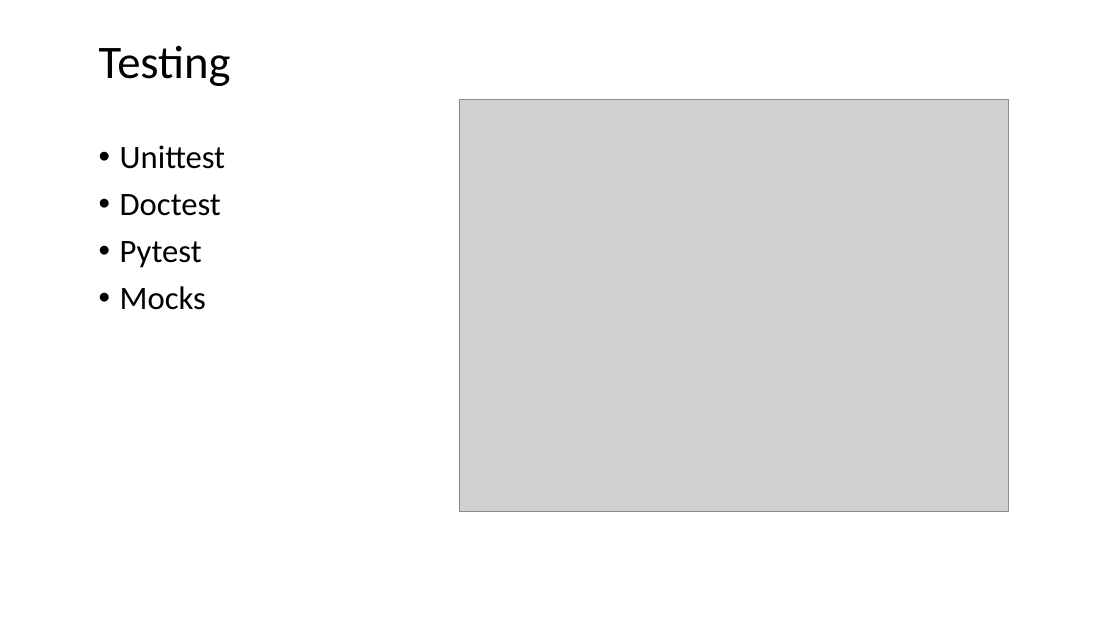
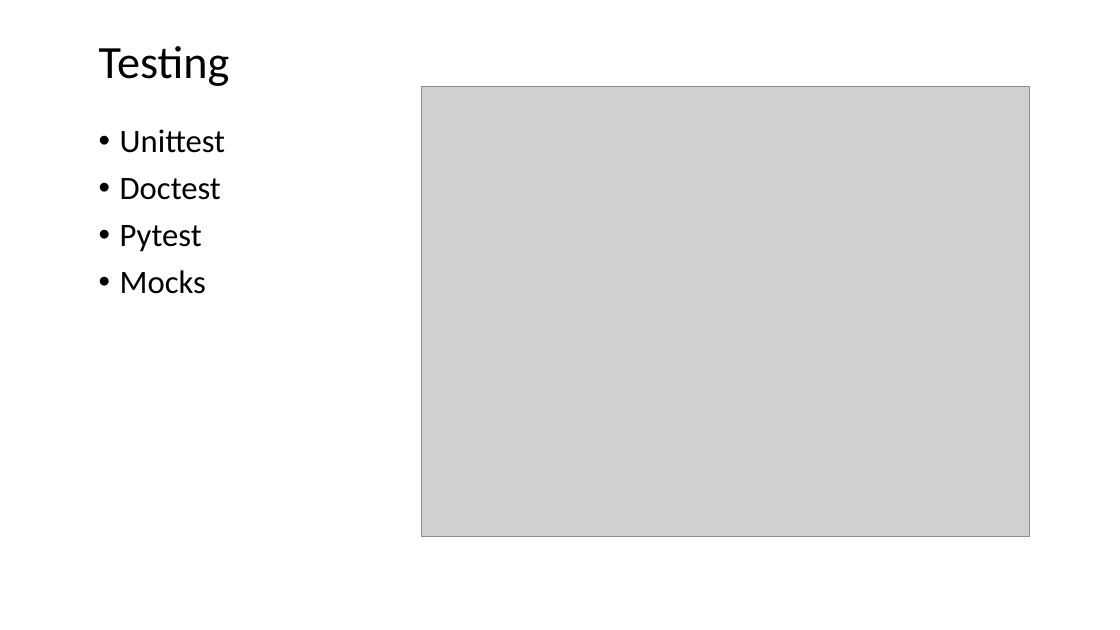
Before and after one commit to tishyk/codespacedirstructure, a slide deck: slide 6 of Course_demo.pptx (slide 7 before the commit). Drawn at 1120x630 pixels with LibreOffice and Linux fonts; fonts in the diff are those of the drawing; grey boxes stand for pictures; background and template pictures are left out. Boxes give left, top, right and bottom in pixels: in the first picture for what was removed or moved away, otherwise in the second. Text is boxed around its words. In the diff, an @@ line names an element or a change of style, - is before the commit and + after.

```diff
--- a/Course_demo.pptx
+++ b/Course_demo.pptx
@@ title "Testing" at (x1=99, y1=46, x2=230, y2=86): size 40 to 39.6 pt @@
@@ picture resized from (x1=459, y1=100, x2=1008, y2=512) to (x1=421, y1=87, x2=1030, y2=537) @@
@@ text "Unittest" moved from (x1=120, y1=145, x2=225, y2=310) to (x1=120, y1=129, x2=225, y2=294) @@
```
Also in this commit, not shown: 6 other slides changed, 2 slides removed, 7 other files.
